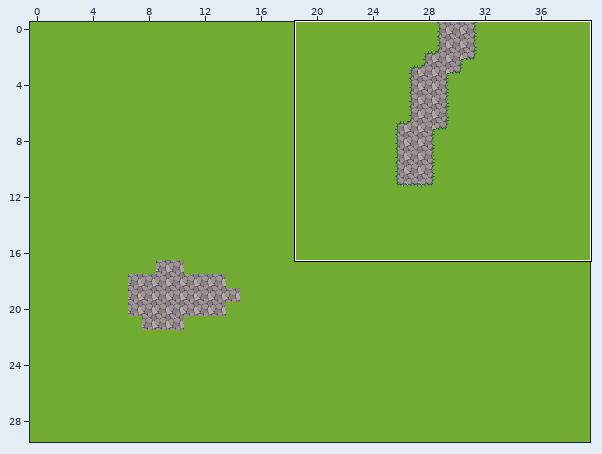
Tiled map -- levels/testing_level/testing-map.tmx. Above: a wide view before the commit, with the close-up outlined.
Close-up. First the earlier version:
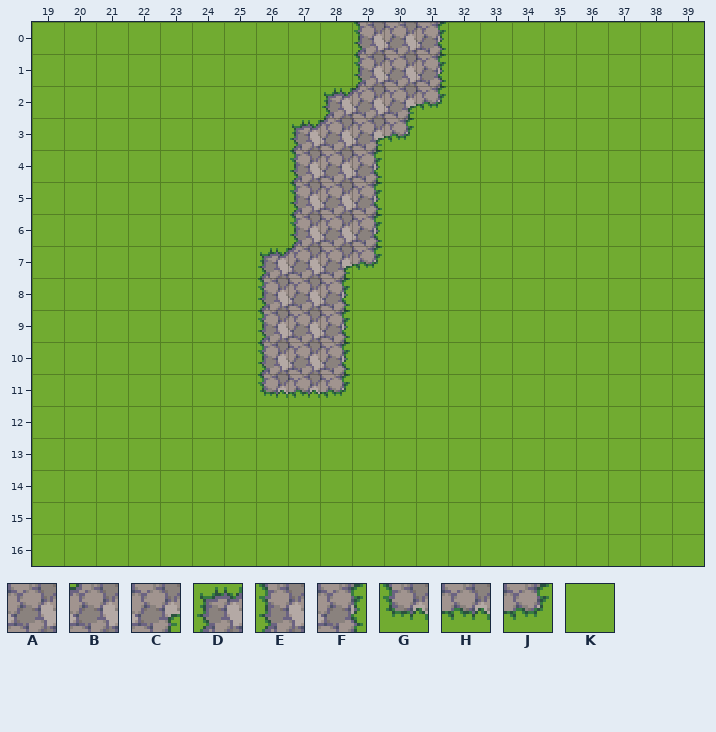
Cells are 16x16 px. Shown: x 19..39, y 0..16. The commit also changed other parts of the map, which this record leaves out.
Key: from "original_atlas": A 2273, B 2490, C 2603, D 2714, E 2826, F 2828, G 2938, H 2939, J 2940, K 3387.
_ is an empty cell, # one hidden under a higher layer.
Layers that did not change in this view are not listed.
Layer "terrain" before, first column x 19:
 0 KKKKKKKKKKEAFKKKKKKKK
 1 KKKKKKKKKKEAFKKKKKKKK
 2 KKKKKKKKKDBCJKKKKKKKK
 3 KKKKKKKKDBCJKKKKKKKKK
 4 KKKKKKKKEAFKKKKKKKKKK
 5 KKKKKKKKEAFKKKKKKKKKK
 6 KKKKKKKKEAFKKKKKKKKKK
 7 KKKKKKKDBCJKKKKKKKKKK
 8 KKKKKKKEAFKKKKKKKKKKK
 9 KKKKKKKEAFKKKKKKKKKKK
10 KKKKKKKEAFKKKKKKKKKKK
11 KKKKKKKGHJKKKKKKKKKKK
12 KKKKKKKKKKKKKKKKKKKKK
13 KKKKKKKKKKKKKKKKKKKKK
14 KKKKKKKKKKKKKKKKKKKKK
Once edited:
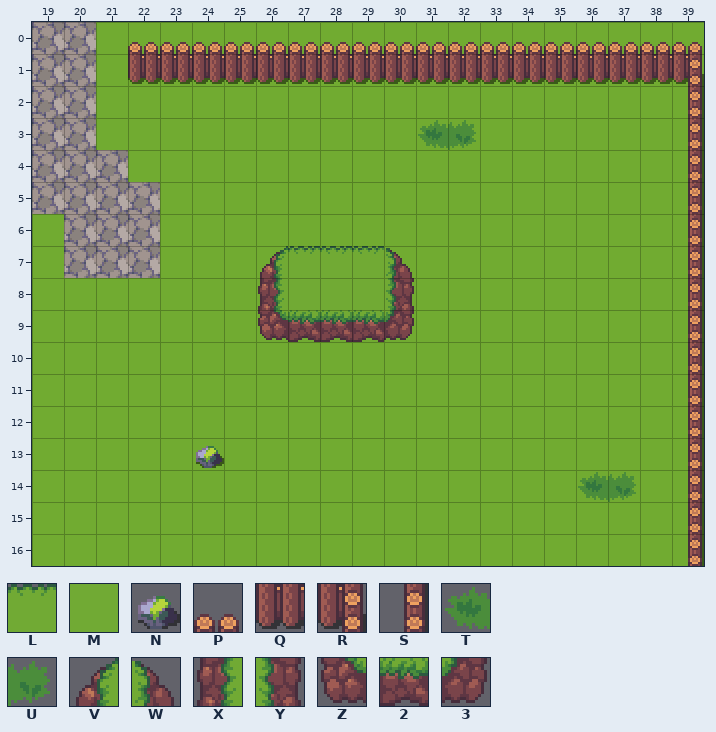
Further tiles: from "original_atlas": L 162, M 274, N 2693; from "tiny_atlas": P 105, Q 169, R 170, S 233, T 381, U 382, V 994, W 996, X 1057, Y 1059, Z 1120, 2 1121, 3 1122.
Tiles of an added or newly shown layer are drawn over the layers below it.
From old to new:
{"where": "layer \"terrain\""}
{"y":0,"x":19,"old":"KK","new":"AA"}
{"y":0,"x":29,"old":"EAF","new":"KKK"}
{"y":1,"x":19,"old":"KK","new":"AA"}
{"y":1,"x":29,"old":"EAF","new":"KKK"}
{"y":2,"x":19,"old":"KK","new":"AA"}
{"y":2,"x":28,"old":"DBCJ","new":"KKKK"}
{"y":3,"x":19,"old":"KK","new":"AA"}
{"y":3,"x":27,"old":"DBCJ","new":"KKKK"}
{"y":4,"x":19,"old":"KKK","new":"AAA"}
{"y":4,"x":27,"old":"EAF","new":"KKK"}
{"y":5,"x":19,"old":"KKKK","new":"AAAA"}
{"y":5,"x":27,"old":"EAF","new":"KKK"}
{"y":6,"x":20,"old":"KKK","new":"AAA"}
{"y":6,"x":27,"old":"EAF","new":"KKK"}
{"y":7,"x":20,"old":"KKK","new":"AAA"}
{"y":7,"x":26,"old":"DBCJ","new":"KKKK"}
{"y":8,"x":26,"old":"EAF","new":"K##"}
{"y":9,"x":26,"old":"EAF","new":"KKK"}
{"y":10,"x":26,"old":"EAF","new":"KKK"}
{"y":11,"x":26,"old":"GHJ","new":"KKK"}
{"where": "layer \"plants\" (now shown)"}
{"y":3,"x":31,"old":"__","new":"TU"}
{"y":14,"x":36,"old":"__","new":"TU"}
{"where": "layer \"rocks\" (now shown)"}
{"y":13,"x":24,"old":"_","new":"N"}
{"where": "layer \"raised-ground\" (now shown)"}
{"y":7,"x":26,"old":"_____","new":"VLLLW"}
{"y":8,"x":26,"old":"___","new":"XMM"}
{"y":8,"x":30,"old":"_","new":"Y"}
{"y":9,"x":26,"old":"_____","new":"Z2223"}
{"where": "layer \"fence\" (now shown)"}
{"y":0,"x":22,"old":"__________________","new":"PPPPPPPPPPPPPPPPPP"}
{"y":1,"x":22,"old":"__________________","new":"QQQQQQQQQQQQQQQQQR"}
{"y":2,"x":39,"old":"_","new":"S"}
{"y":3,"x":39,"old":"_","new":"S"}
{"y":4,"x":39,"old":"_","new":"S"}
{"y":5,"x":39,"old":"_","new":"S"}
{"y":6,"x":39,"old":"_","new":"S"}
{"y":7,"x":39,"old":"_","new":"S"}
{"y":8,"x":39,"old":"_","new":"S"}
{"y":9,"x":39,"old":"_","new":"S"}
{"y":10,"x":39,"old":"_","new":"S"}
{"y":11,"x":39,"old":"_","new":"S"}
{"y":12,"x":39,"old":"_","new":"S"}
{"y":13,"x":39,"old":"_","new":"S"}
{"y":14,"x":39,"old":"_","new":"S"}
{"y":15,"x":39,"old":"_","new":"S"}
{"y":16,"x":39,"old":"_","new":"S"}
